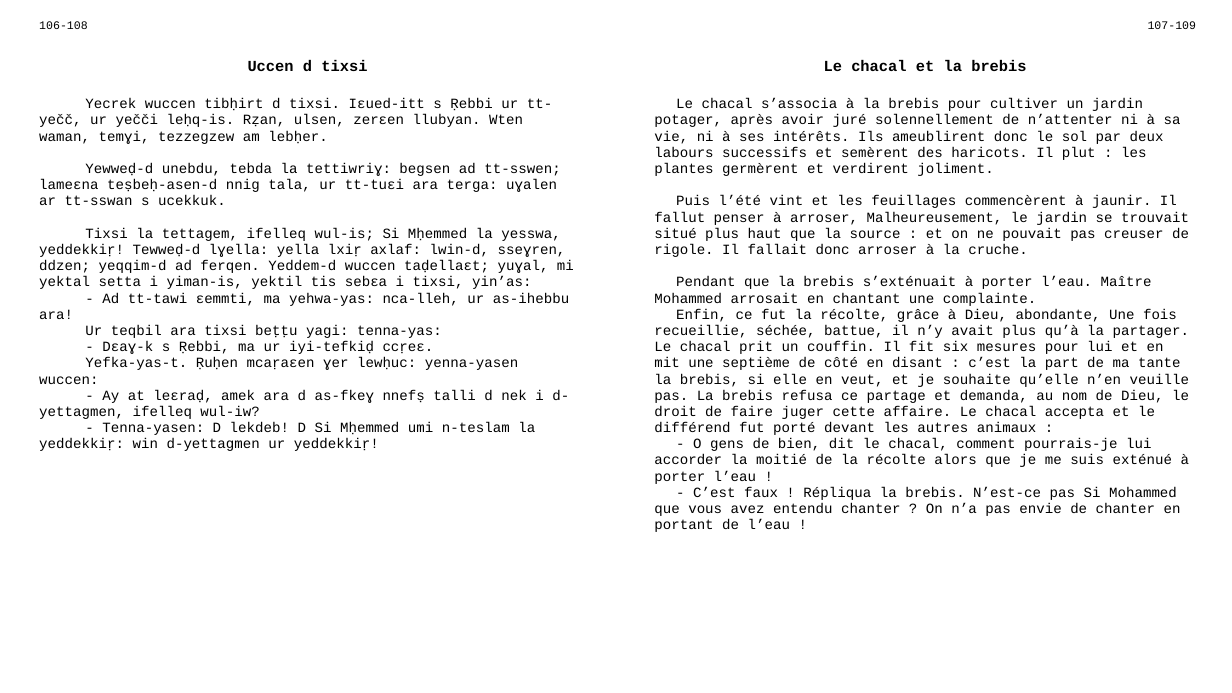
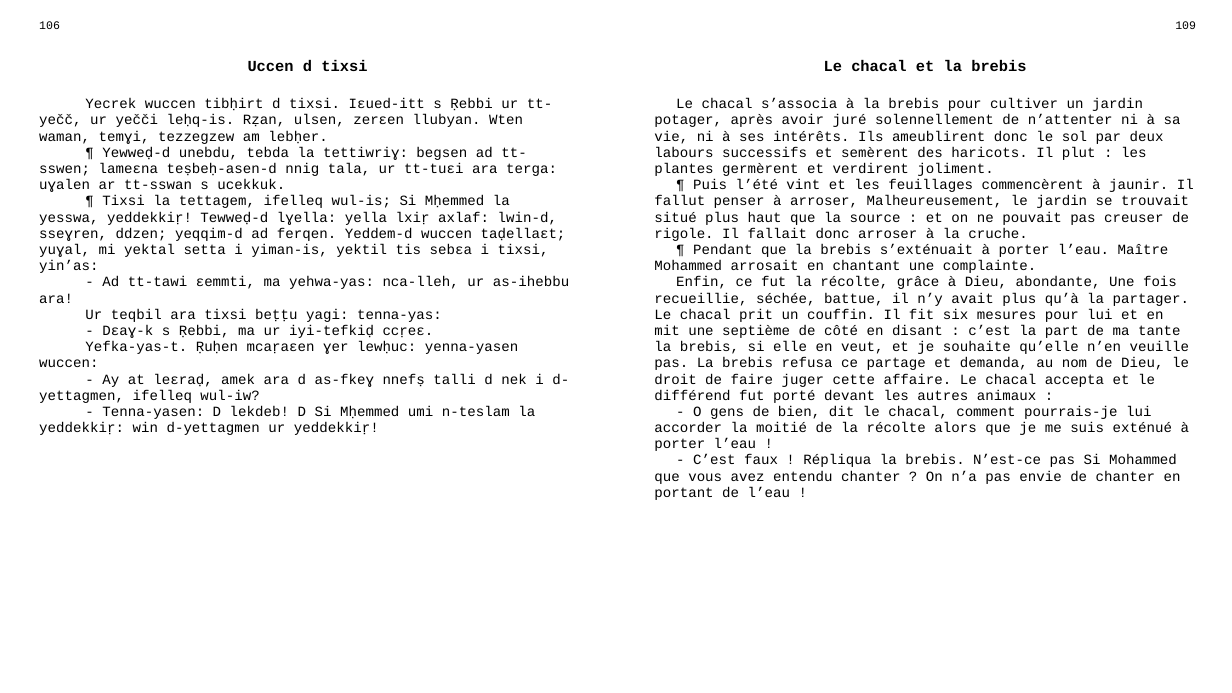
Before and after one commit to sferhah/tamacahut_n_wuccen, a slide deck: slide 43 of Uccen.ConsoleApp/uccen.pptx (slide 39 before the commit). Drawn at 1232x693 pixels with LibreOffice and Linux fonts; fonts in the diff are those of the drawing. Boxes give left, top, right and bottom in pixels: in the first picture for what was removed or moved away, otherwise in the second. Text is boxed around its words. In the diff, an @@ line names an element or a change of style, - is before the commit and + after.

```diff
--- a/Uccen.ConsoleApp/uccen.pptx
+++ b/Uccen.ConsoleApp/uccen.pptx
@@ table at [30,15,1205,668] @@
-row 1, column 1: 106-108
+row 1, column 1: 106
-row 1, column 3: 107-109
+row 1, column 3: 109
-row 3, column 1: Yecrek wuccen tibḥirt d tixsi. Iɛued-itt s Ṛebbi ur tt-yečč, ur yečči leḥq-is. Rẓan, ulsen, zerɛen llubyan. Wten waman, temɣi, tezzegzew am lebḥer. / Yewweḍ-d unebdu, tebda la tettiwriɣ: begsen ad tt-sswen; lameɛna teṣbeḥ-asen-d nnig tala, ur tt-tuɛi ara terga: uɣalen ar tt-sswan s ucekkuk. / Tixsi la tettagem, ifelleq wul-is; Si Mḥemmed la yesswa, yeddekkiṛ! Tewweḍ-d lɣella: yella lxiṛ axlaf: lwin-d, sseɣren, ddzen; yeqqim-d ad ferqen. Yeddem-d wuccen taḍellaɛt; yuɣal, mi yektal setta i yiman-is, yektil tis sebɛa i tixsi, yin’as: / - Ad tt-tawi ɛemmti, ma yehwa-yas: nca-lleh, ur as-ihebbu ara! / Ur teqbil ara tixsi beṭṭu yagi: tenna-yas: / - Dɛaɣ-k s Ṛebbi, ma ur iyi-tefkiḍ ccṛeɛ. / Yefka-yas-t. Ṛuḥen mcaṛaɛen ɣer lewḥuc: yenna-yasen wuccen: / - Ay at leɛraḍ, amek ara d as-fkeɣ nnefṣ talli d nek i d-yettagmen, ifelleq wul-iw? / - Tenna-yasen: D lekdeb! D Si Mḥemmed umi n-teslam la yeddekkiṛ: win d-yettagmen ur yeddekkiṛ!
+row 3, column 1: Yecrek wuccen tibḥirt d tixsi. Iɛued-itt s Ṛebbi ur tt-yečč, ur yečči leḥq-is. Rẓan, ulsen, zerɛen llubyan. Wten waman, temɣi, tezzegzew am lebḥer. / ¶ Yewweḍ-d unebdu, tebda la tettiwriɣ: begsen ad tt-sswen; lameɛna teṣbeḥ-asen-d nnig tala, ur tt-tuɛi ara terga: uɣalen ar tt-sswan s ucekkuk. / ¶ Tixsi la tettagem, ifelleq wul-is; Si Mḥemmed la yesswa, yeddekkiṛ! Tewweḍ-d lɣella: yella lxiṛ axlaf: lwin-d, sseɣren, ddzen; yeqqim-d ad ferqen. Yeddem-d wuccen taḍellaɛt; yuɣal, mi yektal setta i yiman-is, yektil tis sebɛa i tixsi, yin’as: / - Ad tt-tawi ɛemmti, ma yehwa-yas: nca-lleh, ur as-ihebbu ara! / Ur teqbil ara tixsi beṭṭu yagi: tenna-yas: / - Dɛaɣ-k s Ṛebbi, ma ur iyi-tefkiḍ ccṛeɛ. / Yefka-yas-t. Ṛuḥen mcaṛaɛen ɣer lewḥuc: yenna-yasen wuccen: / - Ay at leɛraḍ, amek ara d as-fkeɣ nnefṣ talli d nek i d-yettagmen, ifelleq wul-iw? / - Tenna-yasen: D lekdeb! D Si Mḥemmed umi n-teslam la yeddekkiṛ: win d-yettagmen ur yeddekkiṛ!
-row 3, column 3: Le chacal s’associa à la brebis pour cultiver un jardin potager, après avoir juré solennellement de n’attenter ni à sa vie, ni à ses intérêts. Ils ameublirent donc le sol par deux labours successifs et semèrent des haricots. Il plut : les plantes germèrent et verdirent joliment. / Puis l’été vint et les feuillages commencèrent à jaunir. Il fallut penser à arroser, Malheureusement, le jardin se trouvait situé plus haut que la source : et on ne pouvait pas creuser de rigole. Il fallait donc arroser à la cruche. / Pendant que la brebis s’exténuait à porter l’eau. Maître Mohammed arrosait en chantant une complainte. / Enfin, ce fut la récolte, grâce à Dieu, abondante, Une fois recueillie, séchée, battue, il n’y avait plus qu’à la partager. Le chacal prit un couffin. Il fit six mesures pour lui et en mit une septième de côté en disant : c’est la part de ma tante la brebis, si elle en veut, et je souhaite qu’elle n’en veuille pas. La brebis refusa ce partage et demanda, au nom de Dieu, le droit de faire juger cette affaire. Le chacal accepta et le différend fut porté devant les autres animaux : / - O gens de bien, dit le chacal, comment pourrais-je lui accorder la moitié de la récolte alors que je me suis exténué à porter l’eau ! / - C’est faux ! Répliqua la brebis. N’est-ce pas Si Mohammed que vous avez entendu chanter ? On n’a pas envie de chanter en portant de l’eau !
+row 3, column 3: Le chacal s’associa à la brebis pour cultiver un jardin potager, après avoir juré solennellement de n’attenter ni à sa vie, ni à ses intérêts. Ils ameublirent donc le sol par deux labours successifs et semèrent des haricots. Il plut : les plantes germèrent et verdirent joliment. / ¶ Puis l’été vint et les feuillages commencèrent à jaunir. Il fallut penser à arroser, Malheureusement, le jardin se trouvait situé plus haut que la source : et on ne pouvait pas creuser de rigole. Il fallait donc arroser à la cruche. / ¶ Pendant que la brebis s’exténuait à porter l’eau. Maître Mohammed arrosait en chantant une complainte. / Enfin, ce fut la récolte, grâce à Dieu, abondante, Une fois recueillie, séchée, battue, il n’y avait plus qu’à la partager. Le chacal prit un couffin. Il fit six mesures pour lui et en mit une septième de côté en disant : c’est la part de ma tante la brebis, si elle en veut, et je souhaite qu’elle n’en veuille pas. La brebis refusa ce partage et demanda, au nom de Dieu, le droit de faire juger cette affaire. Le chacal accepta et le différend fut porté devant les autres animaux : / - O gens de bien, dit le chacal, comment pourrais-je lui accorder la moitié de la récolte alors que je me suis exténué à porter l’eau ! / - C’est faux ! Répliqua la brebis. N’est-ce pas Si Mohammed que vous avez entendu chanter ? On n’a pas envie de chanter en portant de l’eau !
```
Also in this commit, not shown: 6 other slides changed, 4 slides added, 1 other file.
